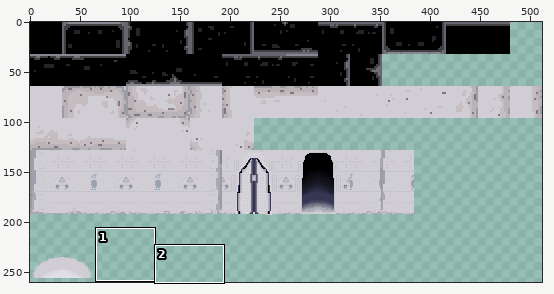
File history of a sprite sheet, core/assets/finalTileset.png. Above, an overview of the earlier version with the close-up marked.
Close-up. Before the edit:
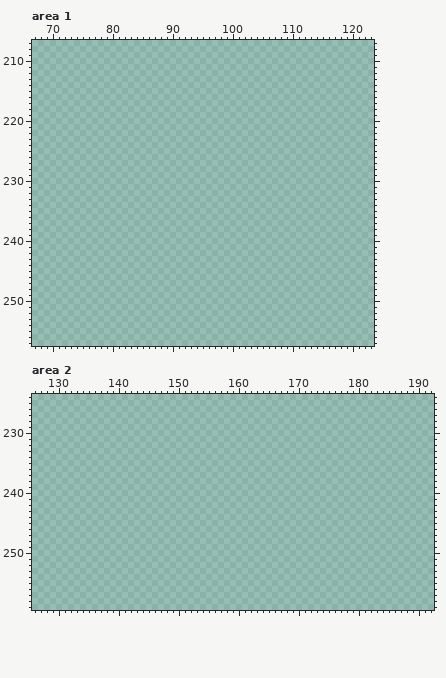
The file is 512x512 pixels. Pixels under 10% opacity are left out. Colours within 5 levels of each other are drawn and written as one. Shown: area 1: x 67..123, y 207..257; area 2: x 126..192, y 224..259. The wide view leaves out empty margins.
Now the later version:
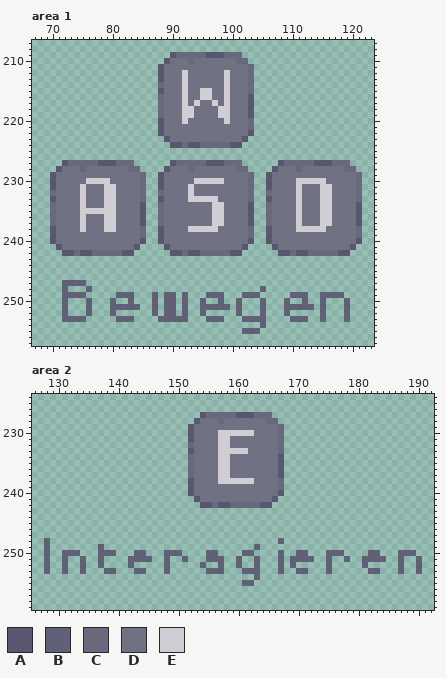
Palette (. is transparent): A #58576e  B #606076  C #69687d  D #717184  E #d0ced4
Change:
Changed rows in their new state; - is an unchanged pixel.
Area 1:
first column x 70:
209 --------------------ACCCCCAAACCC--------------------
210 -------------------ADDDCDDDDDDDCC-------------------
211 ------------------ADDDDDDDDDDDDDDC------------------
212 ------------------ADDDEDDDDDDEDDDC------------------
213 ------------------ADDDEDDDDDDEDDDC------------------
214 ------------------CDDDEDDDDDDEDDDC------------------
215 ------------------ADDDEDDEEDDEDDDC------------------
216 ------------------CDDDEDDEEDDEDDDA------------------
217 ------------------CDDDEDEDDEDEDDDA------------------
218 ------------------CDDDEEDDDDEEDDDA------------------
219 ------------------CDDDEEDDDDEEDDDA------------------
220 ------------------ADDDEDDDDDDEDDDC------------------
221 ------------------ADDDDDDDDDDDDDDC------------------
222 ------------------ADDDDDDDDDDDDDDA------------------
223 -------------------ADDDDDDDDDDDDA-------------------
224 --------------------AACAACCCCCAA--------------------
227 --ACCCCCAAACCC------ACCCCCAAACCC------ACCCCCAAACCC--
228 -ADDDCDDDDDDDCC----ADDDCDDDDDDDCC----ADDDCDDDDDDDCC-
229 ADDDDDDDDDDDDDDC--ADDDDDDDDDDDDDDC--ADDDDDDDDDDDDDDC
230 ADDDDDEEEEDDDDDC--ADDDDDEEEEEDDDDC--ADDDDEEEEEDDDDDC
231 ADDDDEDDDEEDDDDC--ADDDDEDDDDDDDDDC--ADDDDEDDDEEDDDDC
232 CDDDDEDDDEEDDDDC--CDDDDEDDDDDDDDDC--CDDDDEDDDEEDDDDC
233 ADDDDEDDDEEDDDDC--ADDDDEEEEEDDDDDC--ADDDDEDDDEEDDDDC
234 CDDDDEDDDEEDDDDA--CDDDDDDDDEEDDDDA--CDDDDEDDDEEDDDDA
235 CDDDDEEEEEEDDDDA--CDDDDDDDDEEDDDDA--CDDDDEDDDEEDDDDA
236 CDDDDEDDDEEDDDDA--CDDDDDDDDEEDDDDA--CDDDDEDDDEEDDDDA
237 CDDDDEDDDEEDDDDA--CDDDDDDDDEEDDDDA--CDDDDEDDDEEDDDDA
238 ADDDDEDDDEEDDDDC--ADDDDEEEEEDDDDDC--ADDDDEEEEEDDDDDC
239 ADDDDDDDDDDDDDDC--ADDDDDDDDDDDDDDC--ADDDDDDDDDDDDDDC
240 ADDDDDDDDDDDDDDA--ADDDDDDDDDDDDDDA--ADDDDDDDDDDDDDDA
241 -ADDDDDDDDDDDDA----ADDDDDDDDDDDDA----ADDDDDDDDDDDDA-
242 --AACAACCCCCAA------AACAACCCCCAA------AACAACCCCCAA--
first column x 72:
247 BBBB--------------------------------------------
248 B---B----------------------------B--------------
249 BBBB-----BBB---B-BB-B---BBB---BBB-----BBB--BBBB-
250 B---B---B--B---B-BB-B--B--B--B---B---B--B--B---B
251 B---B---BBBBB--B-BB-B--BBBBB-B---B---BBBBB-B---B
252 B---B---B------B-BB-B--B-----B---B---B-----B---B
253 BBBB-----BBB----BBBBB---BBB---BBBB----BBB--B---B
254 ---------------------------------B--------------
255 ------------------------------BBB---------------
Area 2:
first column x 152:
227 --ACCCCCAAACCC--
228 -ADDDCDDDDDDDCC-
229 ADDDDDDDDDDDDDDC
230 ADDDDEEEEEEDDDDC
231 ADDDDEEDDDDDDDDC
232 CDDDDEEDDDDDDDDC
233 ADDDDEEEEEDDDDDC
234 CDDDDEEDDDDDDDDA
235 CDDDDEEDDDDDDDDA
236 CDDDDEEDDDDDDDDA
237 CDDDDEEDDDDDDDDA
238 ADDDDEEEEEEDDDDC
239 ADDDDDDDDDDDDDDC
240 ADDDDDDDDDDDDDDA
241 -ADDDDDDDDDDDDA-
242 --AACAACCCCCAA--
first column x 128:
248 B--------------------------------------B-----------------------
249 B--------B-------------------------B---------------------------
250 B--BBB---BBB---BB---BBB----BB----BB----B--BB---BBB----BB---BBB-
251 B--B--B--B----BBBB--B--B---BBB--B--B---B-BBBB--B--B--BBBB--B--B
252 B--B--B--B----B-----B-----B--B--B--B---B-B-----B-----B-----B--B
253 B--B--B---BB---BB---B------BBB---BBB---B--BB---B------BB---B--B
254 -----------------------------------B---------------------------
255 ---------------------------------BB----------------------------
Pixel boxes of the changes (left, top, right, bottom) in both close-ups:
added: (50, 52, 362, 256)
added: (62, 280, 266, 334)
added: (284, 292, 350, 322)
added: (188, 412, 284, 508)
added: (44, 538, 422, 586)
